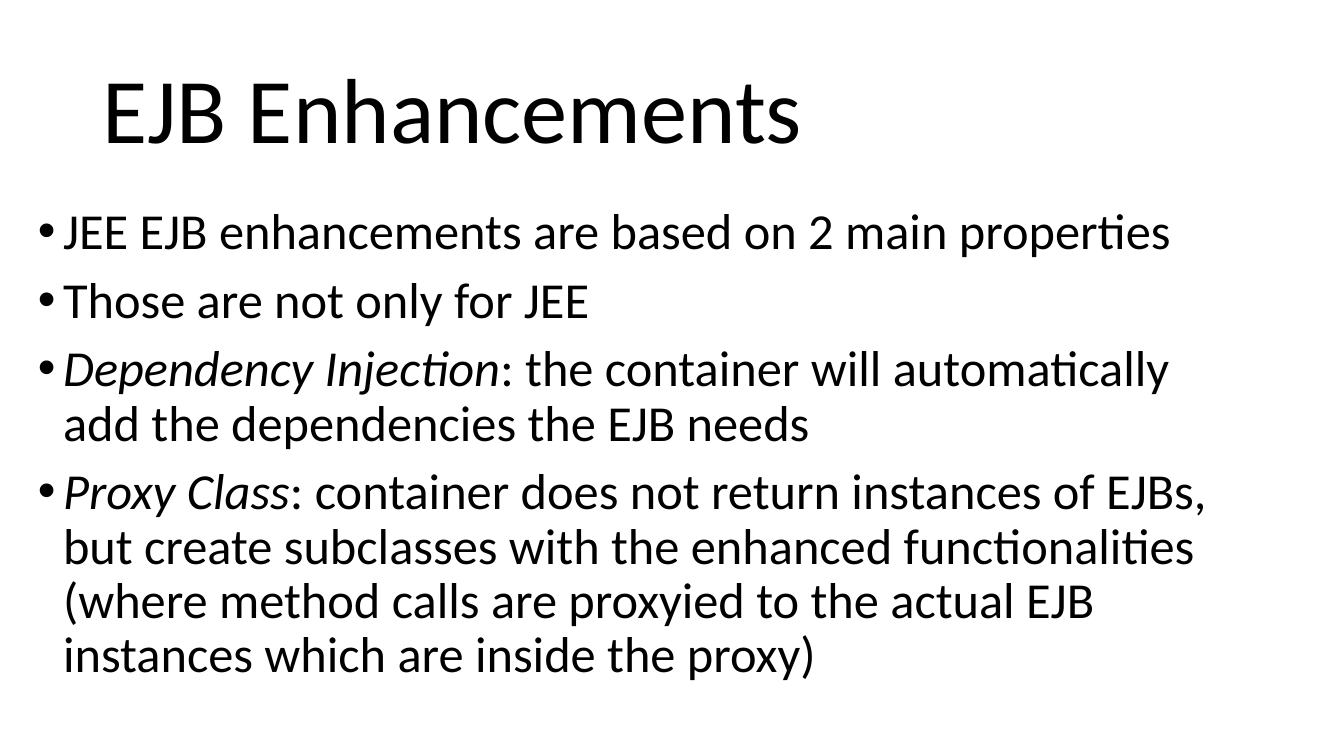
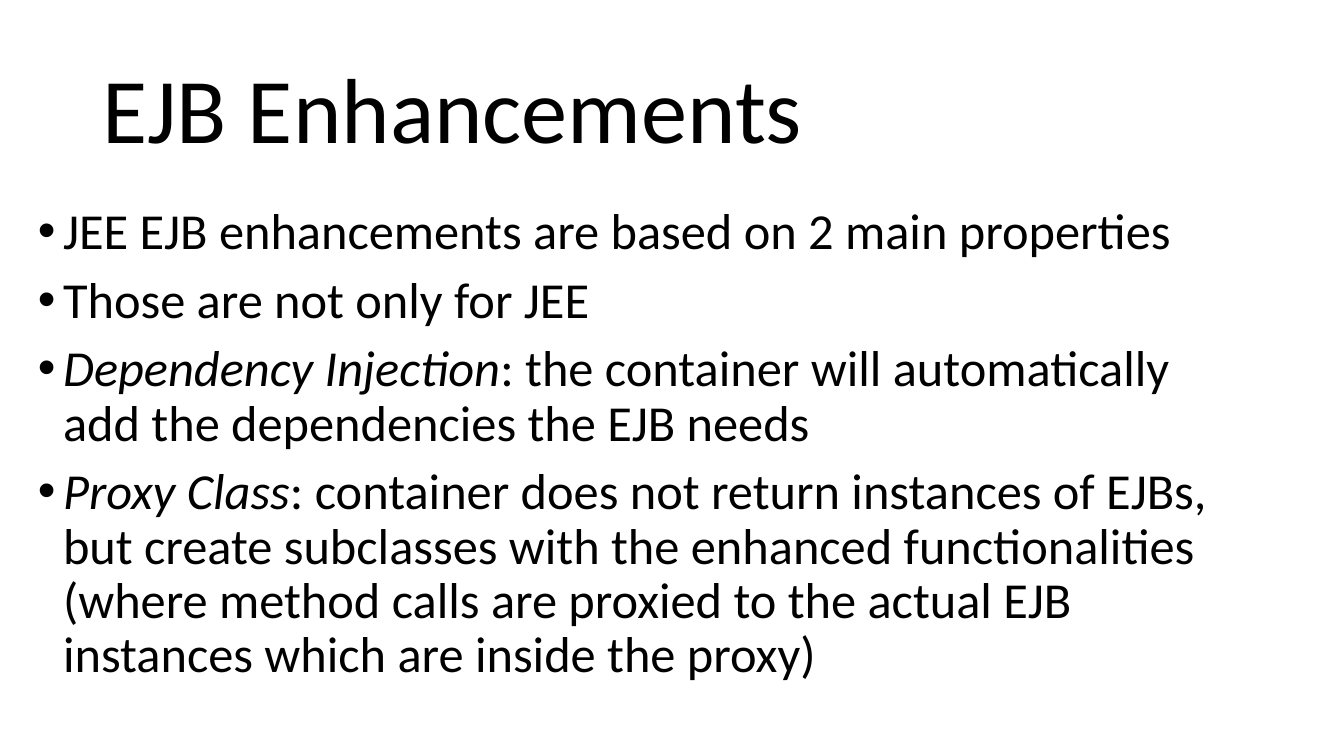
Before and after one commit to arcuri82/testing_security_development_enterprise_systems, a slide deck: slide 4 of doc/intro/slides/lesson_04_ejb.pptx. Drawn at 1344x756 pixels with LibreOffice and Linux fonts; fonts in the diff are those of the drawing. Boxes give left, top, right and bottom in pixels: in the first picture for what was removed or moved away, otherwise in the second. Text is boxed around its words. In the diff, an @@ line names an element or a change of style, - is before the commit and + after.

```diff
--- a/doc/intro/slides/lesson_04_ejb.pptx
+++ b/doc/intro/slides/lesson_04_ejb.pptx
@@ text at box(63, 474, 1206, 680): text changed @@
-• Proxy Class: container does not return instances of EJBs, but create subclasses with the enhanced functionalities (where method calls are proxyied to the actual EJB instances which are inside the proxy)
+• Proxy Class: container does not return instances of EJBs, but create subclasses with the enhanced functionalities (where method calls are proxied to the actual EJB instances which are inside the proxy)
```
Also in this commit, not shown: 1 other slide changed, 5 slides added, 1 slide removed, 4 other files.
